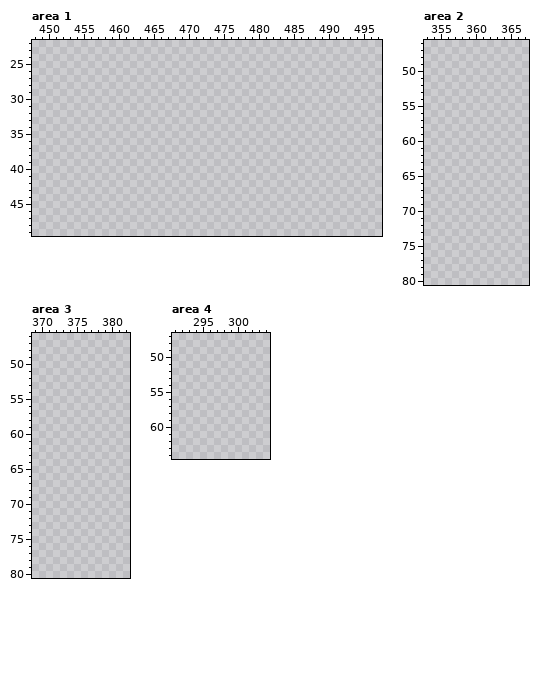
Two states of a pixel-art file, levels/tilesets/sprites/tileset.ase. That is the earlier state.
512x256 pixels, 1 frame. Colours within 5 levels of each other are drawn and written as one. Shown: area 1: x 448..497, y 22..49; area 2: x 353..367, y 46..80; area 3: x 369..382, y 46..80; area 4: x 291..304, y 47..64. The old version is drawn lined up with the new one, on the new canvas. The commit also changed other parts of the picture, which this record leaves out.
After:
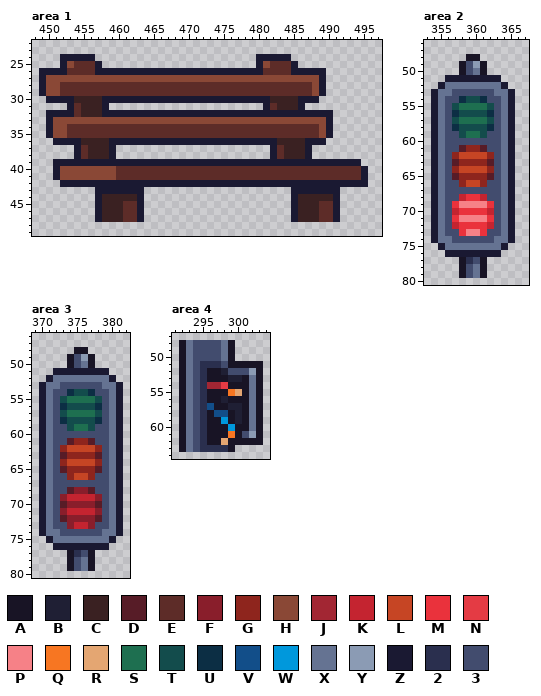
Palette (. is transparent): A #181425  B #1f1f34  C #3a2122  D #571c27  E #5d2c28  F #891e2b  G #8e251d  H #8a4836  J #a22633  K #c42430  L #c64524  M #ea323c  N #e43b44  P #f68187  Q #f77622  R #e4a672  S #1e6f50  T #134c4c  U #0c2e44  V #124e89  W #0098dc  X #657392  Y #8b9bb4  Z #1a1932  2 #2a2f4e  3 #424c6e
Changes in this commit:
canvas 512x256 -> 512x460
Changed rows in their new state; - is an unchanged pixel.
Area 1:
first column x 449:
24 ---ZZZZZ-----------------------ZZZZZ-----------
25 ---ZHEEEZ----------------------ZHEEEZ----------
26 ZZZZEEEEZZZZZZZZZZZZZZZZZZZZZZZZEEEEZZZZZ------
27 ZHHHHHHHHHHHHHHHHHHHHHHHHHHHHHHHHHHHHHHHZ------
28 ZHHEEEEEEEEEEEEEEEEEEEEEEEEEEEEEEEEEEEEHZ------
29 ZHHEEEEEEEEEEEEEEEEEEEEEEEEEEEEEEEEEEEEHZ------
30 -ZZZZCCCCZZZZZZZZZZZZZZZZZZZZZZZZCCCCZZZ-------
31 ----ZECCCZ----------------------ZECCCZ---------
32 -ZZZZECCCZZZZZZZZZZZZZZZZZZZZZZZZZZZZZZZZZ-----
33 -ZHHHHHHHHHHHHHHHHHHHHHHHHHHHHHHHHHHHHHHHZ-----
34 -ZHHEEEEEEEEEEEEEEEEEEEEEEEEEEEEEEEEEEEEHZ-----
35 -ZHHEEEEEEEEEEEEEEEEEEEEEEEEEEEEEEEEEEEEHZ-----
36 --ZZZZCCCCZZZZZZZZZZZZZZZZZZZZZZZZCCCCZZZ------
37 -----ZECCCZ----------------------ZECCCZ--------
38 -----ZECCCZ----------------------ZECCCZ--------
39 --ZZZZZZZZZZZZZZZZZZZZZZZZZZZZZZZZZZZZZZZZZZZZ-
40 --ZHHHHHHHHEEEEEEEEEEEEEEEEEEEEEEEEEEEEEEEEEEEZ
41 --ZHHHHHHHHEEEEEEEEEEEEEEEEEEEEEEEEEEEEEEEEEEEZ
42 ---ZZZZZZZZZZZZZZZZZZZZZZZZZZZZZZZZZZZZZZZZZZZZ
43 --------ZZZZZZZ---------------------ZZZZZZZ----
44 --------ZCCCCCZ---------------------ZCCCCCZ----
45 --------ZCCCEEZ---------------------ZCCCEEZ----
46 --------ZCCCEEZ---------------------ZCCCEEZ----
47 --------ZCCCEEZ---------------------ZCCCEEZ----
Area 2:
first column x 354:
48 -----AA-----
49 ----A3YA----
50 ----A3XA----
51 --ZZZZZZZZ--
52 -ZXXXXXXXXZ-
53 ZXX333333XXZ
54 ZX33UTTU33XZ
55 ZX3TSSSST3XZ
56 ZX3UTTTTU3XZ
57 ZX3TSSSST3XZ
58 ZX3UTTTTU3XZ
59 ZX33TSST33XZ
60 ZX33333333XZ
61 ZX33DGGD33XZ
62 ZX3GLLLLG3XZ
63 ZX3DGGGGD3XZ
64 ZX3GLLLLG3XZ
65 ZX3DGGGGD3XZ
66 ZX33GLLG33XZ
67 ZX33333333XZ
68 ZX33KMMK33XZ
69 ZX3MPPPPM3XZ
70 ZX3KMMMMK3XZ
71 ZX3MPPPPM3XZ
72 ZX3KMMMMK3XZ
73 ZX33MPPM33XZ
74 ZXX333333XXZ
75 -ZXXXXXXXXZ-
76 --ZZZZZZZZ--
77 ----A23A----
78 ----A3XA----
79 ----A3XA----
Area 3:
first column x 370:
48 -----AA-----
49 ----A3YA----
50 ----A3XA----
51 --ZZZZZZZZ--
52 -ZXXXXXXXXZ-
53 ZXX333333XXZ
54 ZX33UTTU33XZ
55 ZX3TSSSST3XZ
56 ZX3UTTTTU3XZ
57 ZX3TSSSST3XZ
58 ZX3UTTTTU3XZ
59 ZX33TSST33XZ
60 ZX33333333XZ
61 ZX33DGGD33XZ
62 ZX3GLLLLG3XZ
63 ZX3DGGGGD3XZ
64 ZX3GLLLLG3XZ
65 ZX3DGGGGD3XZ
66 ZX33GLLG33XZ
67 ZX33333333XZ
68 ZX33DFFD33XZ
69 ZX3FKKKKF3XZ
70 ZX3DFFFFD3XZ
71 ZX3FKKKKF3XZ
72 ZX3DFFFFD3XZ
73 ZX33FKKF33XZ
74 ZXX333333XXZ
75 -ZXXXXXXXXZ-
76 --ZZZZZZZZ--
77 ----A23A----
78 ----A3XA----
79 ----A3XA----
Area 4:
first column x 292:
48 AX3333XA----
49 AX3333XA----
50 AX3333XA----
51 AX32223AAAAA
52 AX32AAB333YA
53 AX32AAABBAXA
54 AX32JJNAAAXA
55 AX32AAAQRAXA
56 AX32AABAAAXA
57 AX32VAABBAXA
58 AX32AVVABAXA
59 AX32AAWABAXA
60 AX32AAAWAAXA
61 AX32AAAQA3YA
62 AX32AARAAAAA
63 AX32222A----
Where, in picture pixels (left, top, right, bottom), the same in both pictures:
added: (39, 54, 368, 222)
added: (431, 54, 515, 278)
added: (39, 347, 123, 571)
added: (179, 340, 263, 452)
